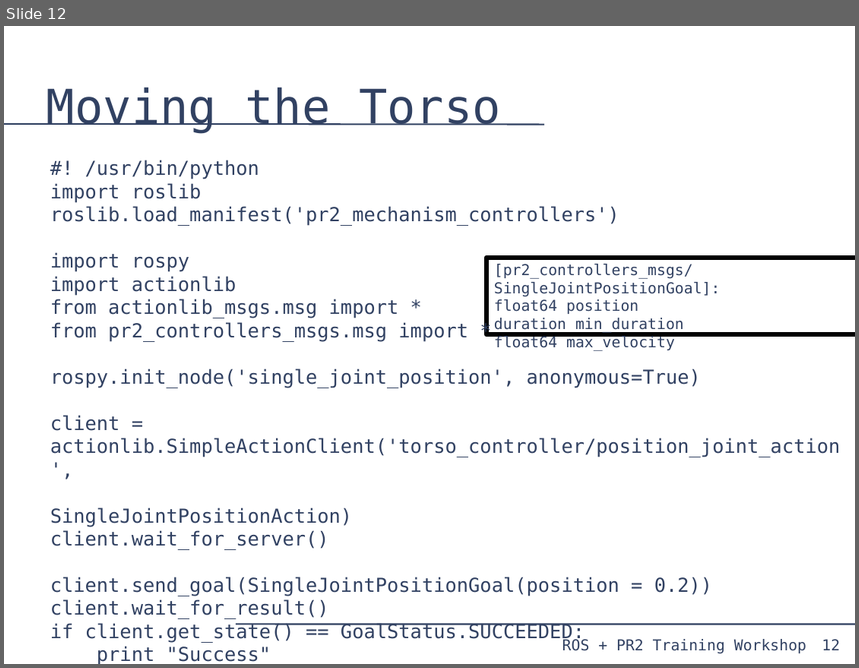
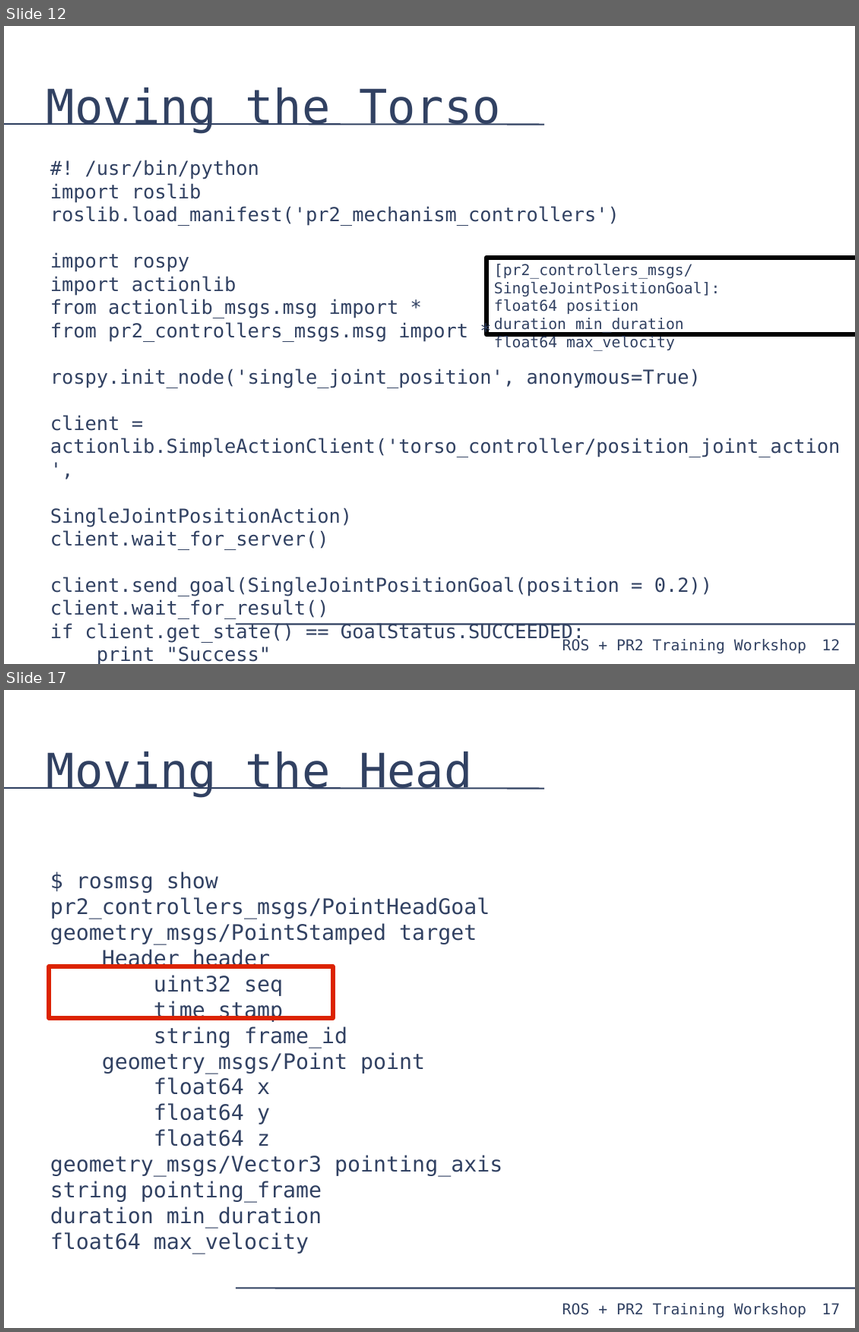
Before and after one commit to PR2/pr2_docs, a slide deck: pr2_training_workshop/moving_mechanism/slides.odp. Shown one above the other, each under a label of ours: slide 12 before the commit, slides 12 and 17 after it; the slides between them are not shown. The pictures are 859x668 and 859x1332 pixels, drawn with LibreOffice and Linux fonts; fonts in the diff are those of the drawing. Boxes give left, top, right and bottom in pixels: in the first picture for what was removed or moved away, otherwise in the second. Text is boxed around its words. In the diff, an @@ line names an element or a change of style, - is before the commit and + after.

Commit message:
moving the mechanism: gripper, head, and arm

```diff
--- a/pr2_training_workshop/moving_mechanism/slides.odp
+++ b/pr2_training_workshop/moving_mechanism/slides.odp
@@ slide 17 added at [4, 690, 855, 1328], background #FFFFFF; not listed: 4 template elements that a slide beside it also shows @@
@@ title added at [47, 752, 472, 797], 44 pt, text #314162 @@
+Moving the Head
@@ text added at [50, 872, 503, 1254], 20 pt, text #314162 @@
+$ rosmsg show pr2_controllers_msgs/PointHeadGoal
+geometry_msgs/PointStamped target
+Header header
+uint32 seq
+time stamp
+string frame_id
+geometry_msgs/Point point
+float64 x
+float64 y
+float64 z
+geometry_msgs/Vector3 pointing_axis
+string pointing_frame
+duration min_duration
+float64 max_velocity
@@ rectangle added at [49, 967, 333, 1018], outline #DC2300 4.31 pt @@
```
Also in this commit, not shown: 10 other slides added.
